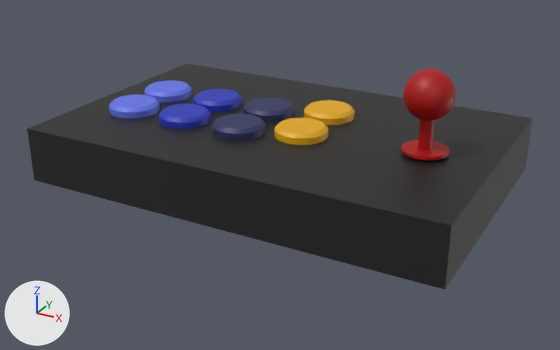
The FBX model tidyingup/Assets/FBX Models/ArcadeFightstick.fbx as it was, and as the next commit left it.
Before and after are seen from a 50 mm lens placed at (-0.0003, -0.0463, 0.0333), pointed at (-0.0344, 0.0156, 0.0024). Lighting does not change. The marker at lower left points along +X, +Y and +Z. Where no turn or scale is listed for an object, it has been applied to the vertices.

Script lines for the objects in view, before the commit:
```python
me_mesh = bpy.data.meshes.new('Mesh')
me_mesh.from_pydata(...)  # 2150 vertices, 2122 faces; spans x -0.0213..0.0213, y -0.0135..0.0135, z -0.0067..0.0067
# faces by material slot: [404, 404, 404, 500, 404, 6]
me_mesh.materials.append(mat_fightstick_dark)  # dark blue #2a305e
me_mesh.materials.append(mat_fightstick_buttonyellow)  # yellow #e2a900
me_mesh.materials.append(mat_fightstick_med)  # blue #2535b7
me_mesh.materials.append(mat_fightstick_joystick)  # red #ab0000
me_mesh.materials.append(mat_fightstick_button_light)  # blue #6474e8
me_mesh.materials.append(mat_fightstick_case)  # black #1e1e1e
ob_button9 = bpy.data.objects.new('Button9', me_mesh)
ob_button9.location = (-0.03519, 0.01799, 0.0081)
```
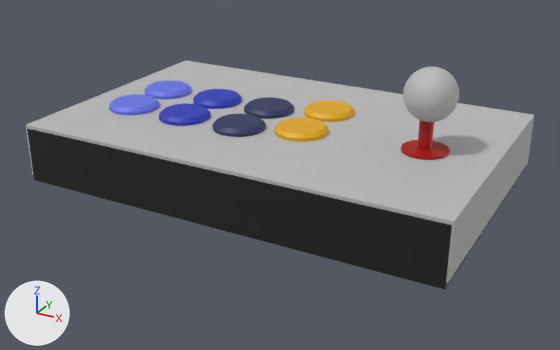
What differs and where, as boxes (x1, y1, x2, y2) in the pictures (560 x 350 px):
```json
{"object": "fightStickBottom", "change": "added", "after": [26, 60, 534, 283]}
{"object": "joyHead", "change": "added", "after": [403, 66, 459, 122]}
```

Edits to the scene script, one JSON object a line:
```json
{"op": "add", "block": "mat_lambert1", "code": ["mat_lambert1 = principled_material('lambert1')", "mat_lambert1.base_color = (0.5, 0.5, 0.5)  # grey #bcbcbc"]}
{"op": "add", "block": "me_mesh_003", "code": ["me_mesh_003 = bpy.data.meshes.new('Mesh.003')", "me_mesh_003.from_pydata(...)  # a UV sphere (20 segments, 20 rings, poles along z) spanning x -0.00242..0.00242, y -0.00242..0.00242, z -0.00242..0.00242", "me_mesh_003.materials.append(mat_lambert1)  # grey #bcbcbc"]}
{"op": "add", "block": "me_mesh_001", "code": ["me_mesh_001 = bpy.data.meshes.new('Mesh.001')", "me_mesh_001.from_pydata(...)  # a box spanning x -0.0213..0.0217, y -0.0131..0.014, z -0.0026..0.0026", "me_mesh_001.materials.append(mat_lambert1)  # grey #bcbcbc"]}
{"op": "add", "block": "ob_joyhead", "code": ["ob_joyhead = bpy.data.objects.new('joyHead', me_mesh_003)", "ob_joyhead.location = (-0.02009, 0.01694, 0.01256)"]}
{"op": "add", "block": "ob_fightstickbottom", "code": ["ob_fightstickbottom = bpy.data.objects.new('fightStickBottom', me_mesh_001)", "ob_fightstickbottom.location = (-0.0354, 0.01763, 0.00462)"]}
```
